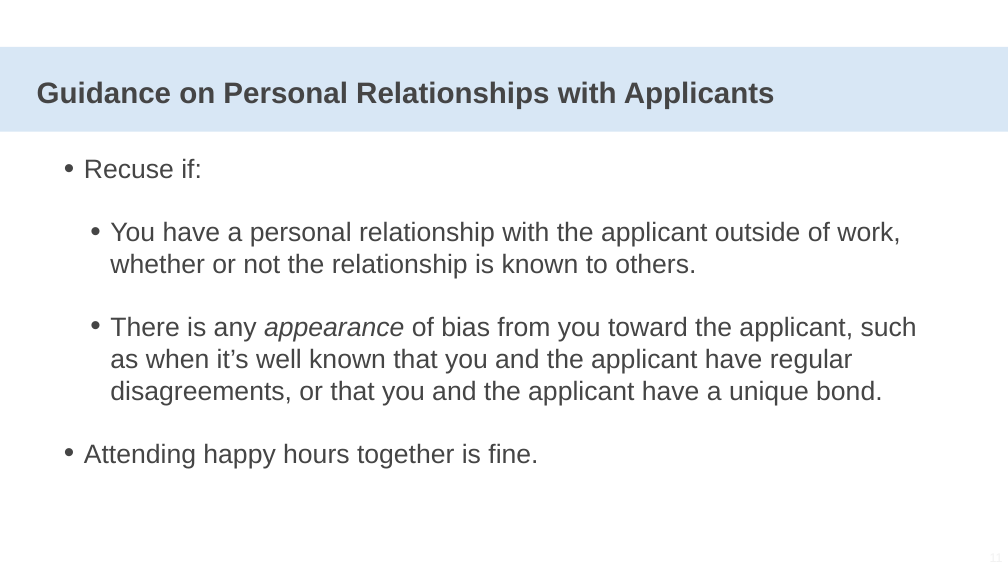
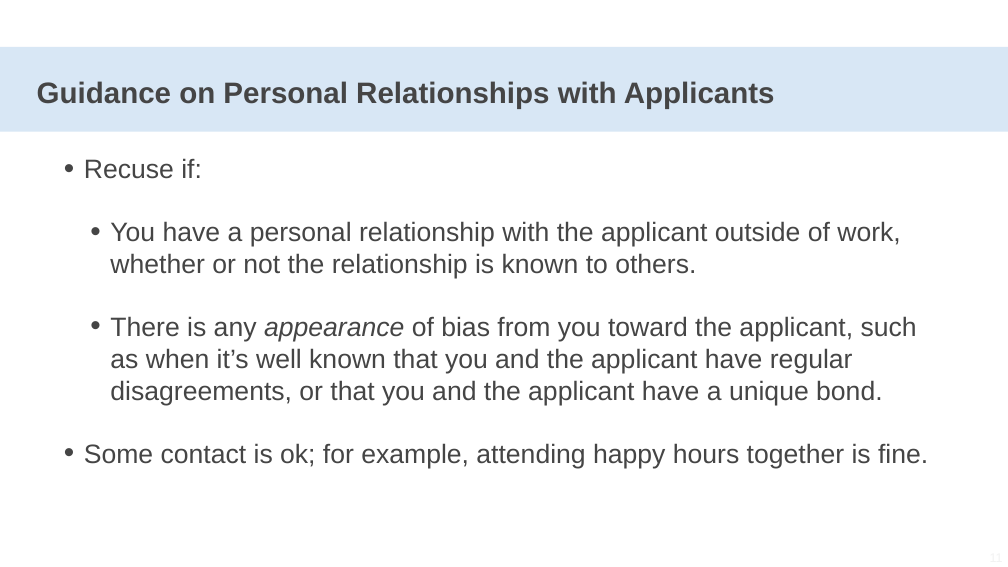
Before and after one commit to usds/SME-QA-Website, a slide deck: slide 11 of toolkit/assessments/phone-interview-training-presentation.pptx. Drawn at 1008x567 pixels with LibreOffice and Linux fonts; fonts in the diff are those of the drawing. Boxes give left, top, right and bottom in pixels: in the first picture for what was removed or moved away, otherwise in the second. Text is boxed around its words. In the diff, an @@ line names an element or a change of style, - is before the commit and + after.

```diff
--- a/toolkit/assessments/phone-interview-training-presentation.pptx
+++ b/toolkit/assessments/phone-interview-training-presentation.pptx
@@ text at box(84, 443, 928, 468): text changed @@
-• Attending happy hours together is fine.
+• Some contact is ok; for example, attending happy hours together is fine.
```
Also in this commit, not shown: 4 other slides changed.
